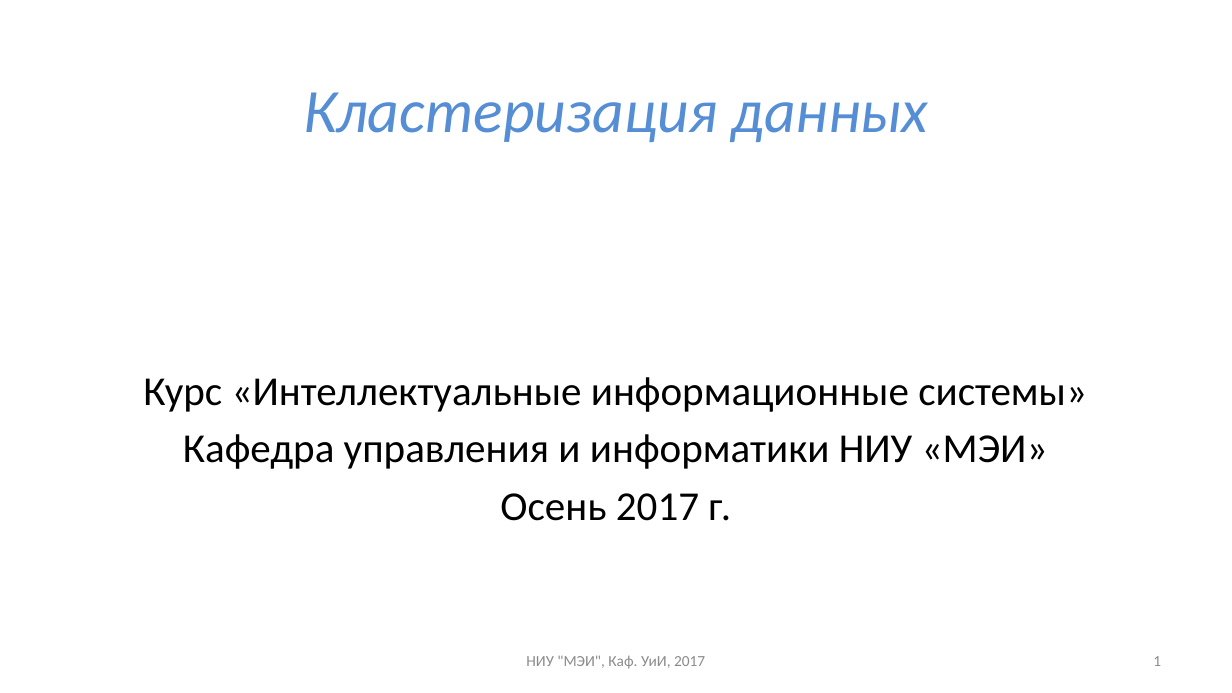
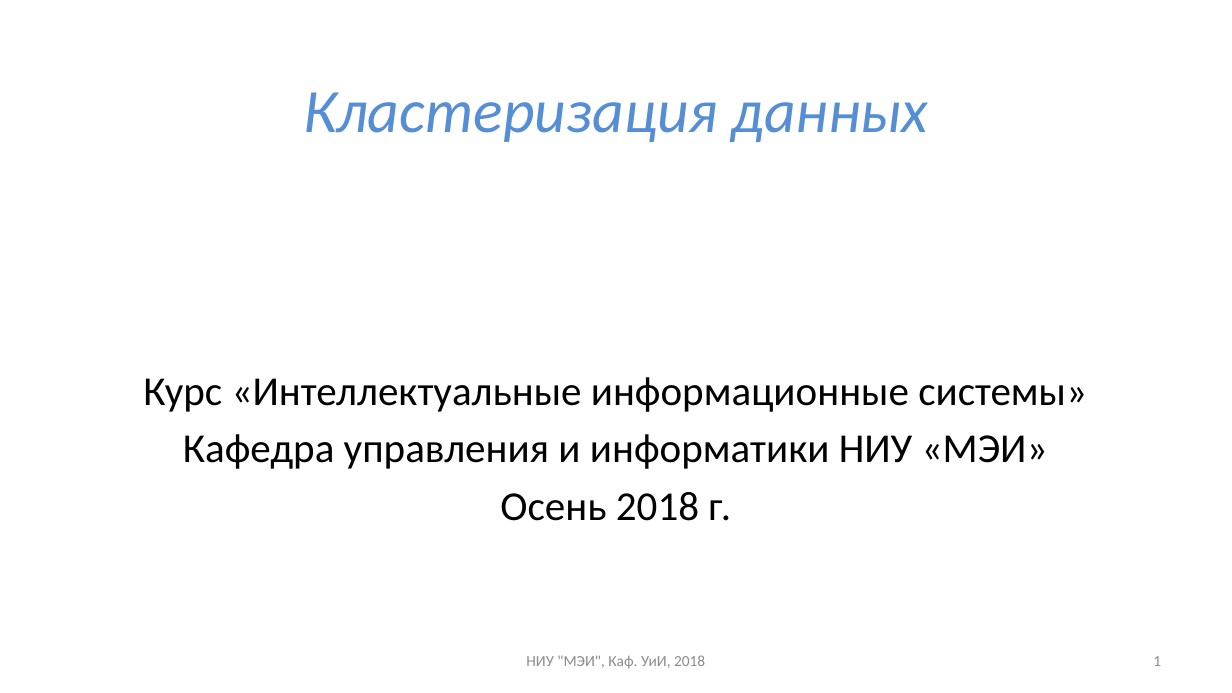
Before and after one commit to uii-mpei/uii-mpei.github.io, a slide deck: slide 1 of study/courses/iis/IIS_lec_6.pptx. Drawn at 1232x693 pixels with LibreOffice and Linux fonts; fonts in the diff are those of the drawing. Boxes give left, top, right and bottom in pixels: in the first picture for what was removed or moved away, otherwise in the second. Text is boxed around its words. In the diff, an @@ line names an element or a change of style, - is before the commit and + after.

```diff
--- a/study/courses/iis/IIS_lec_6.pptx
+++ b/study/courses/iis/IIS_lec_6.pptx
@@ text at (x1=500, y1=492, x2=731, y2=521): text changed @@
-Осень 2017 г.
+Осень 2018 г.
@@ text at (x1=526, y1=655, x2=705, y2=669): text changed @@
-НИУ "МЭИ", Каф. УиИ, 2017
+НИУ "МЭИ", Каф. УиИ, 2018
```
Also in this commit, not shown: 25 other slides changed, 4 other files.
